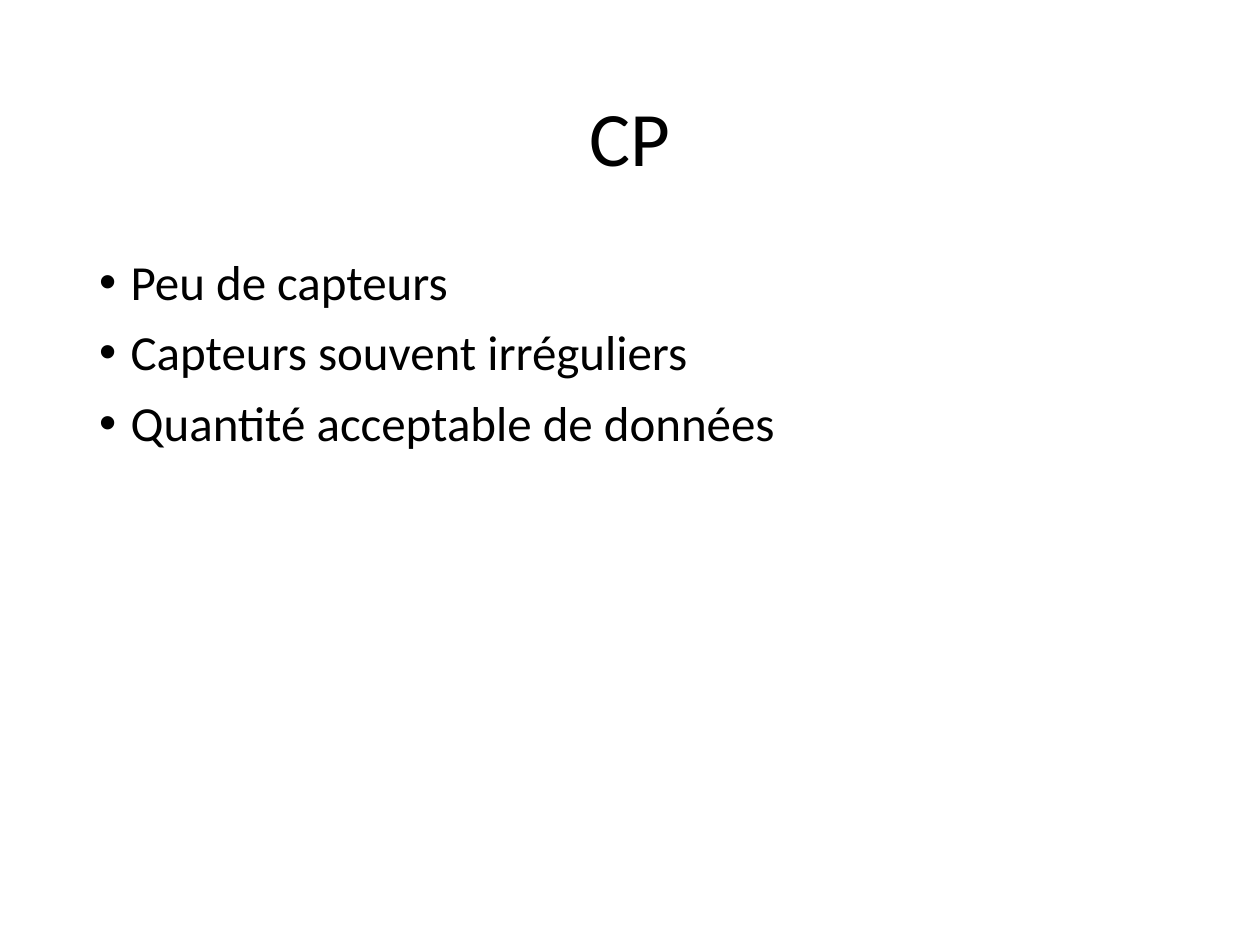
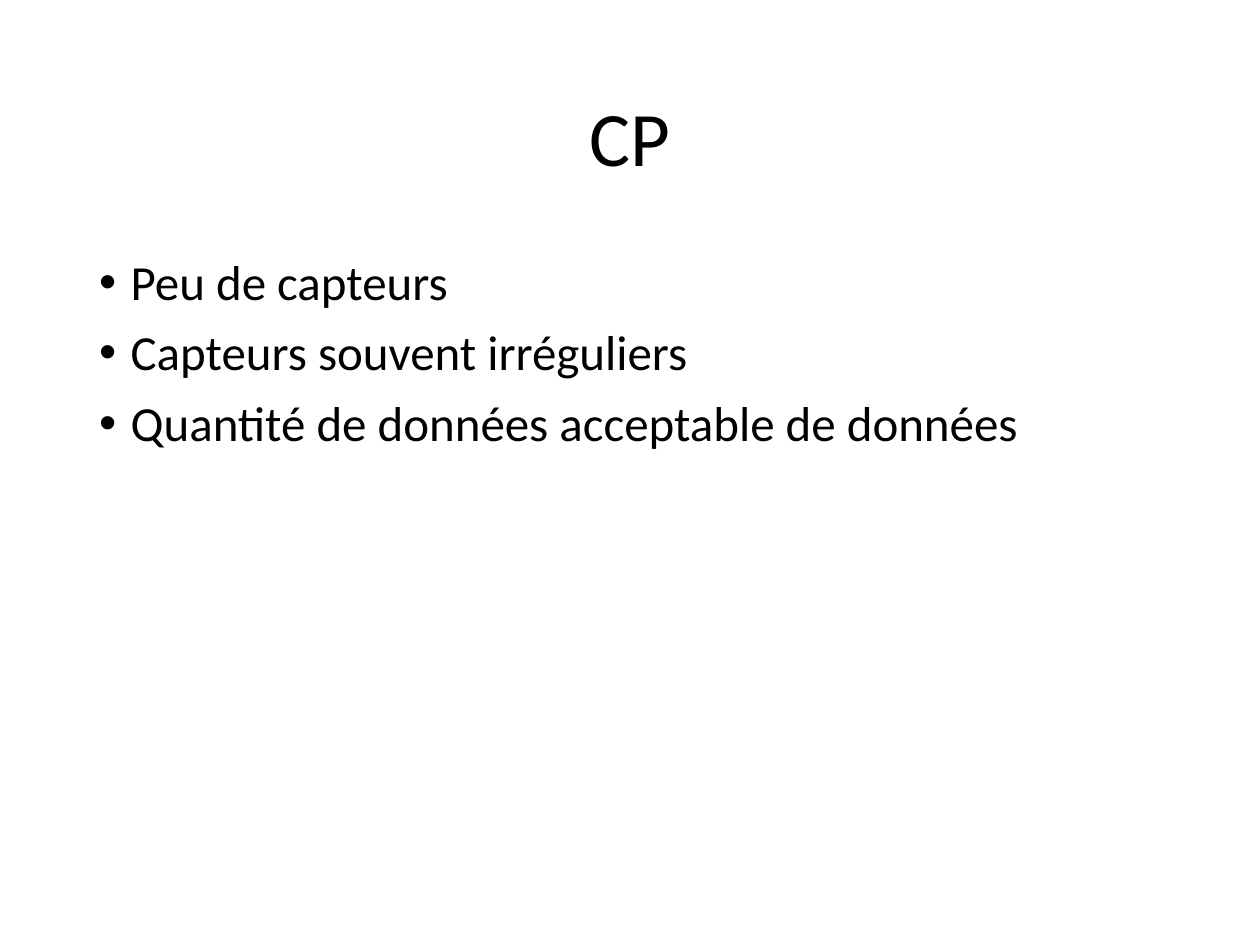
Before and after one commit to staufga0/DM_Project, a slide deck: slide 33 of Data Mining Presentation.pptm. Drawn at 1260x945 pixels with LibreOffice and Linux fonts; fonts in the diff are those of the drawing. Boxes give left, top, right and bottom in pixels: in the first picture for what was removed or moved away, otherwise in the second. Text is boxed around its words. In the diff, an @@ line names an element or a change of style, - is before the commit and + after.

```diff
--- a/Data Mining Presentation.pptm
+++ b/Data Mining Presentation.pptm
@@ text at (131,407,1018,449): text changed @@
-• Quantité acceptable de données
+• Quantité de données acceptable de données
```
Also in this commit, not shown: 1 other slide changed, 2 slides added.
